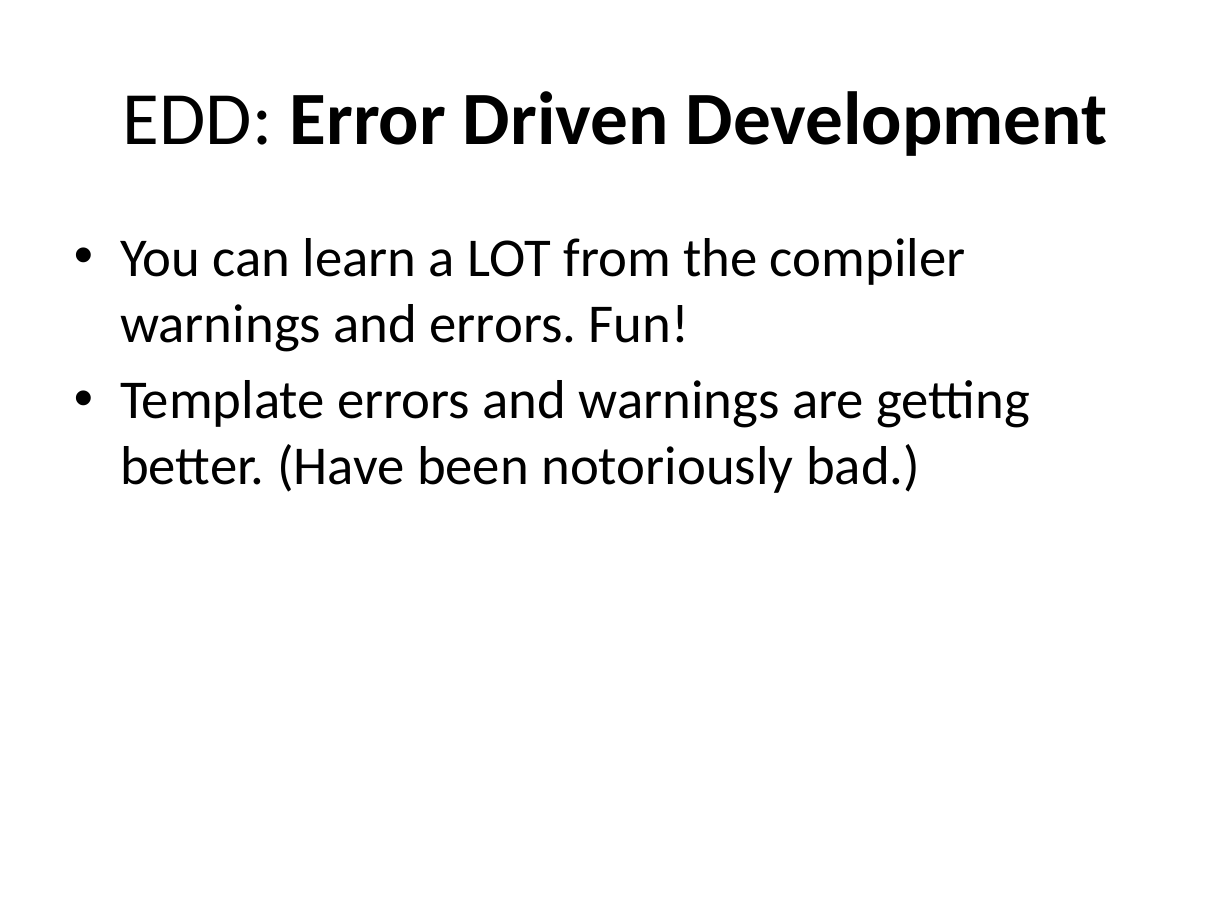
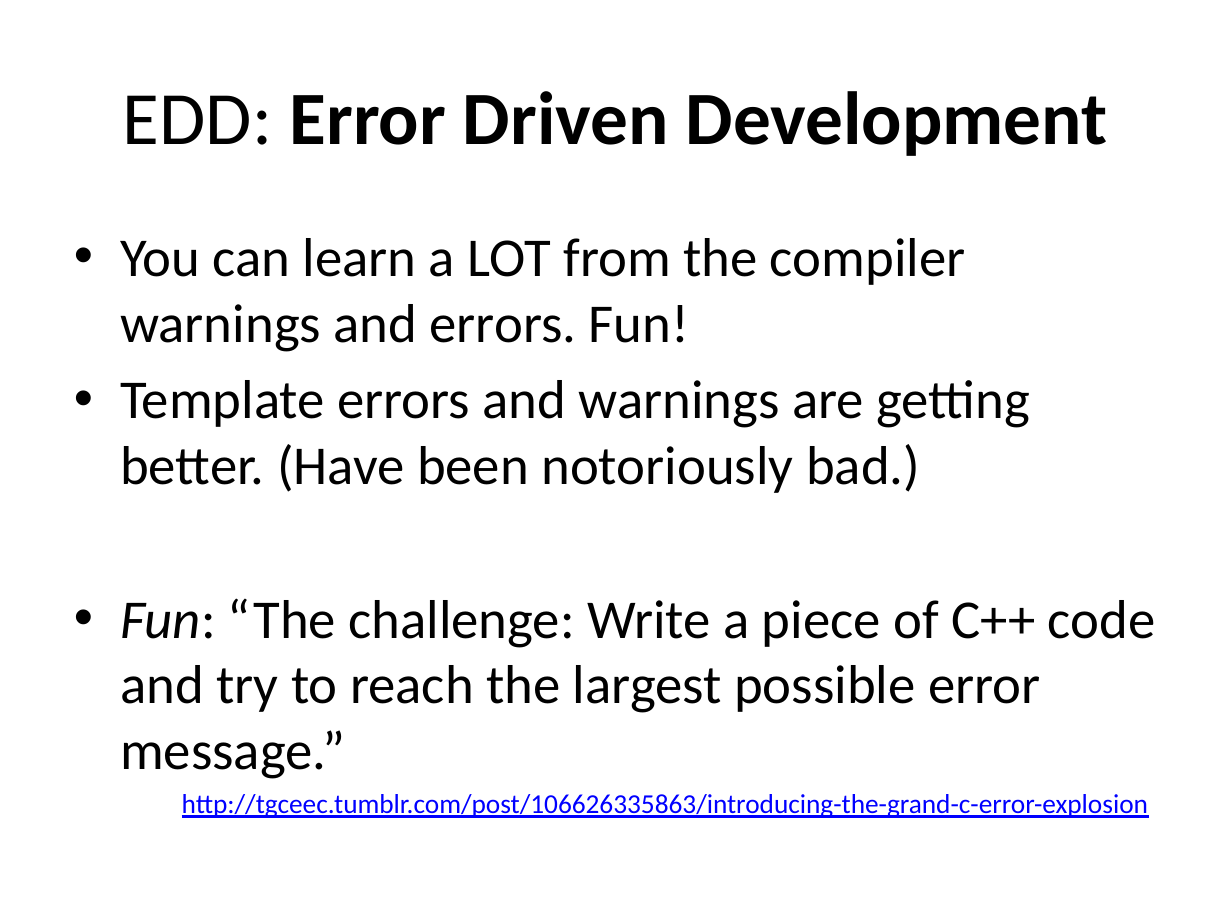
Before and after one commit to fellmad/FunWithCpp11, a slide deck: slide 3 of doc/Fun_with_C++11.pptx. Drawn at 1232x924 pixels with LibreOffice and Linux fonts; fonts in the diff are those of the drawing. Boxes give left, top, right and bottom in pixels: in the first picture for what was removed or moved away, otherwise in the second. Text is boxed around its words. In the diff, an @@ line names an element or a change of style, - is before the commit and + after.

Commit message:
fun

```diff
--- a/doc/Fun_with_C++11.pptx
+++ b/doc/Fun_with_C++11.pptx
@@ text at <box>120,598,1156,818</box>: paragraphs added @@
+• Fun: “The challenge: Write a piece of C++ code and try to reach the largest possible error message.”
+    http://tgceec.tumblr.com/post/106626335863/introducing-the-grand-c-error-explosion
```
